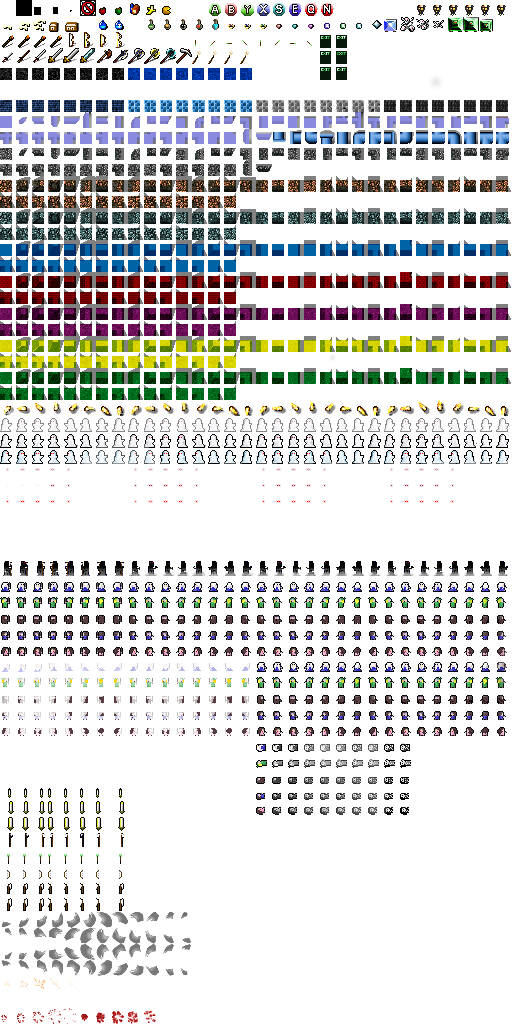
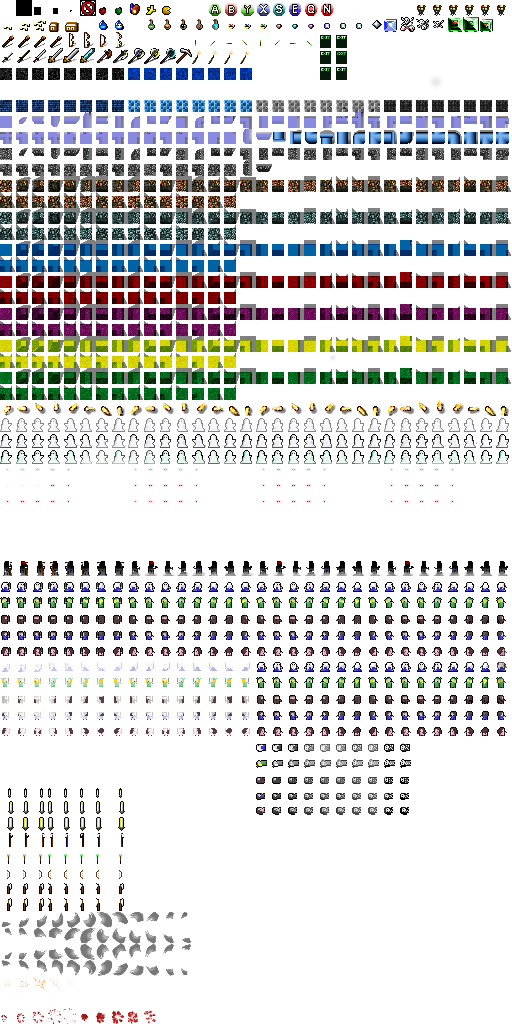
Before/after of a (512, 1024) layered artwork. What changed in the layer stack:
painted on "Layer" over box(0, 7, 509, 734)
